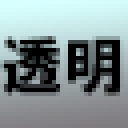
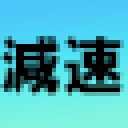
Layered file, before and after one edit (128px x 128px). Changes by layer:
moved "透明" into group "透明ブロック" over [0, 36, 124, 96]
added group "減速" (1st of 2) with 2 layers above "通常速度" over [0, 0, 128, 128]
added layer "減速" (2nd of 2, in "減速") in group "減速" over [0, 36, 124, 96]
added layer "レイヤー 30" in group "減速" over [0, 0, 128, 128]
added group "通常速度" with 3 layers above "加速" over [0, 0, 128, 128]
added layer "速度" in group "通常速度" over [0, 68, 124, 128]
added layer "通常" (2nd of 2, in "通常速度") in group "通常速度" over [4, 4, 128, 64]
added layer "レイヤー 34" in group "通常速度" over [0, 0, 128, 128]
renamed "透明ブロック" to "加速", hid the group it (2 layers) over [0, 0, 128, 128]
